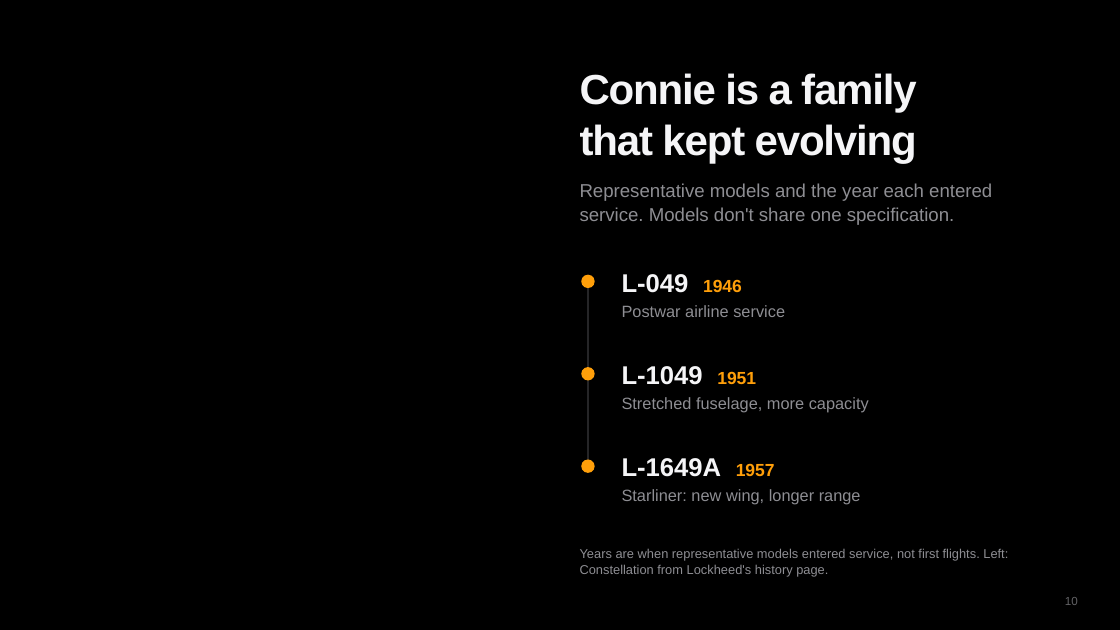
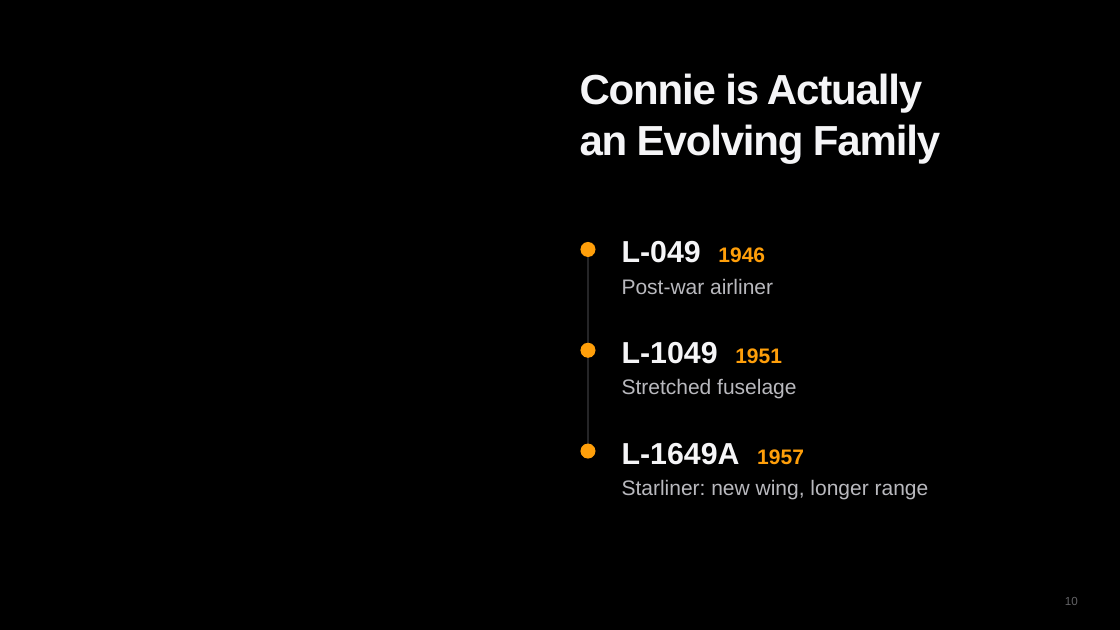
Before and after one commit to diuneilomochaufahai/claude, a slide deck: slide 10 of Constellation_Visual_Pitch_EN.pptx. Drawn at 1120x630 pixels with LibreOffice and Linux fonts; fonts in the diff are those of the drawing; background and template pictures are left out. Boxes give left, top, right and bottom in pixels: in the first picture for what was removed or moved away, otherwise in the second. Text is boxed around its words. In the diff, an @@ line names an element or a change of style, - is before the commit and + after.

```diff
--- a/Constellation_Visual_Pitch_EN.pptx
+++ b/Constellation_Visual_Pitch_EN.pptx
@@ text at <box>580,73,940,163</box>: text changed @@
-Connie is a family
-that kept evolving
+Connie is Actually
+an Evolving Family
@@ text removed at <box>580,183,992,225</box> @@
-Representative models and the year each entered service. Models don't share one specification.
@@ text "L-049 1946": place and size @@
-text "L-049 1946" at <box>622,274,742,293</box>
+text "L-049 1946" at <box>622,241,765,263</box>
@@ text "L-049 1946" at <box>622,241,765,263</box>: size 22 to 26 pt in "L-049"; size 15 to 18 pt in "1946" @@
@@ ellipse: place and size @@
-ellipse at <box>581,275,595,288</box>
+ellipse at <box>581,242,596,257</box>
@@ line moved from (588, 281) - (588, 466) to (588, 248) - (588, 450) @@
@@ text added at <box>622,278,773,294</box>, 18 pt, text #B9B9BE @@
+Post-war airliner
@@ text removed at <box>622,305,785,317</box> @@
-Postwar airline service
@@ ellipse: place and size @@
-ellipse at <box>581,367,595,381</box>
+ellipse at <box>581,343,596,358</box>
@@ text "L-1049 1951": place and size @@
-text "L-1049 1951" at <box>622,366,756,385</box>
+text "L-1049 1951" at <box>622,342,782,364</box>
@@ text "L-1049 1951" at <box>622,342,782,364</box>: size 22 to 26 pt in "L-1049"; size 15 to 18 pt in "1951" @@
@@ text at <box>622,378,796,399</box>: text changed; size 14 to 18 pt; text colour #8E8E93 to #B9B9BE @@
-Stretched fuselage, more capacity
+Stretched fuselage
@@ ellipse: place and size @@
-ellipse at <box>581,460,595,473</box>
+ellipse at <box>581,444,596,459</box>
@@ text "L-1649A 1957": place and size @@
-text "L-1649A 1957" at <box>622,458,775,477</box>
+text "L-1649A 1957" at <box>622,443,804,465</box>
@@ text "L-1649A 1957" at <box>622,443,804,465</box>: size 22 to 26 pt in "L-1649A"; size 15 to 18 pt in "1957" @@
@@ text "Starliner: new wing, longer range": place and size @@
-text "Starliner: new wing, longer range" at <box>622,489,861,505</box>
+text "Starliner: new wing, longer range" at <box>622,479,929,500</box>
@@ text "Starliner: new wing, longer range" at <box>622,479,929,500</box>: size 14 to 18 pt, text colour #8E8E93 to #B9B9BE @@
@@ text removed at <box>580,548,1008,577</box> @@
-Years are when representative models entered service, not first flights. Left: Constellation from Lockheed's history page.
```
Also in this commit, not shown: 17 other slides changed, 1 other file.
